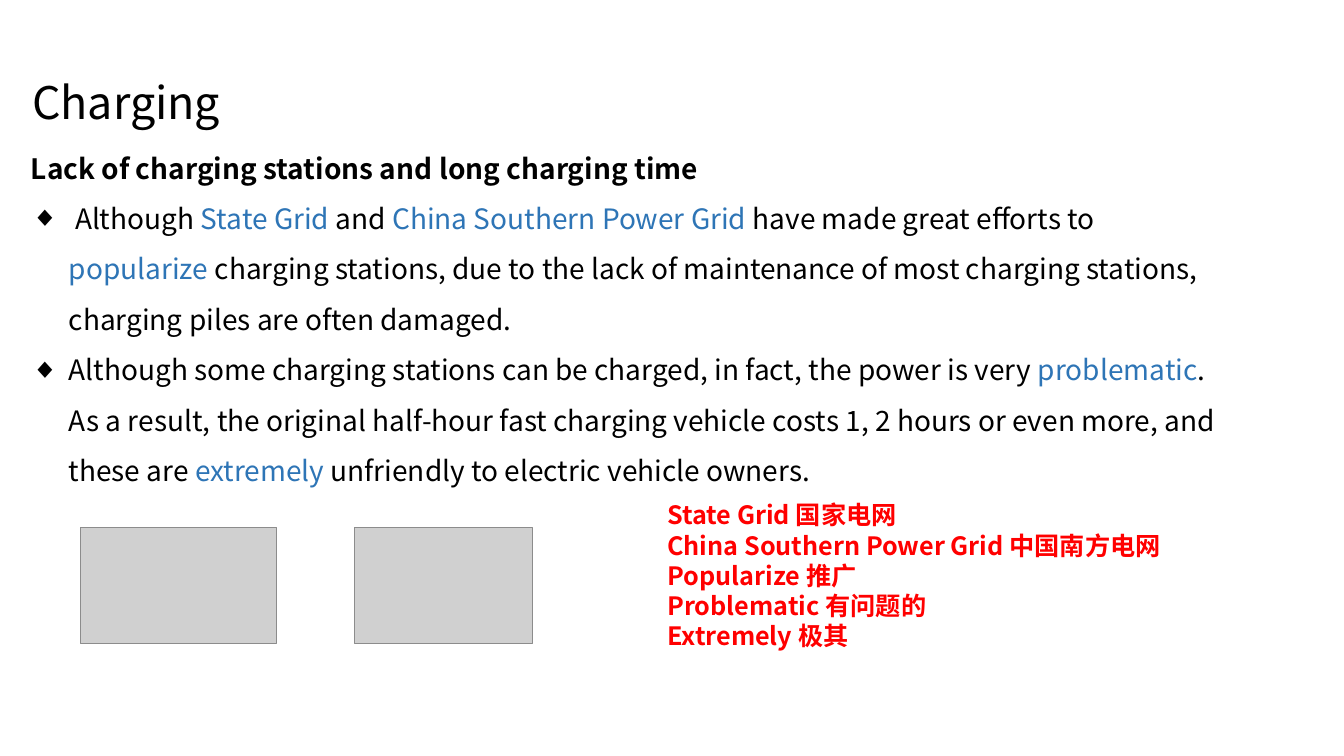
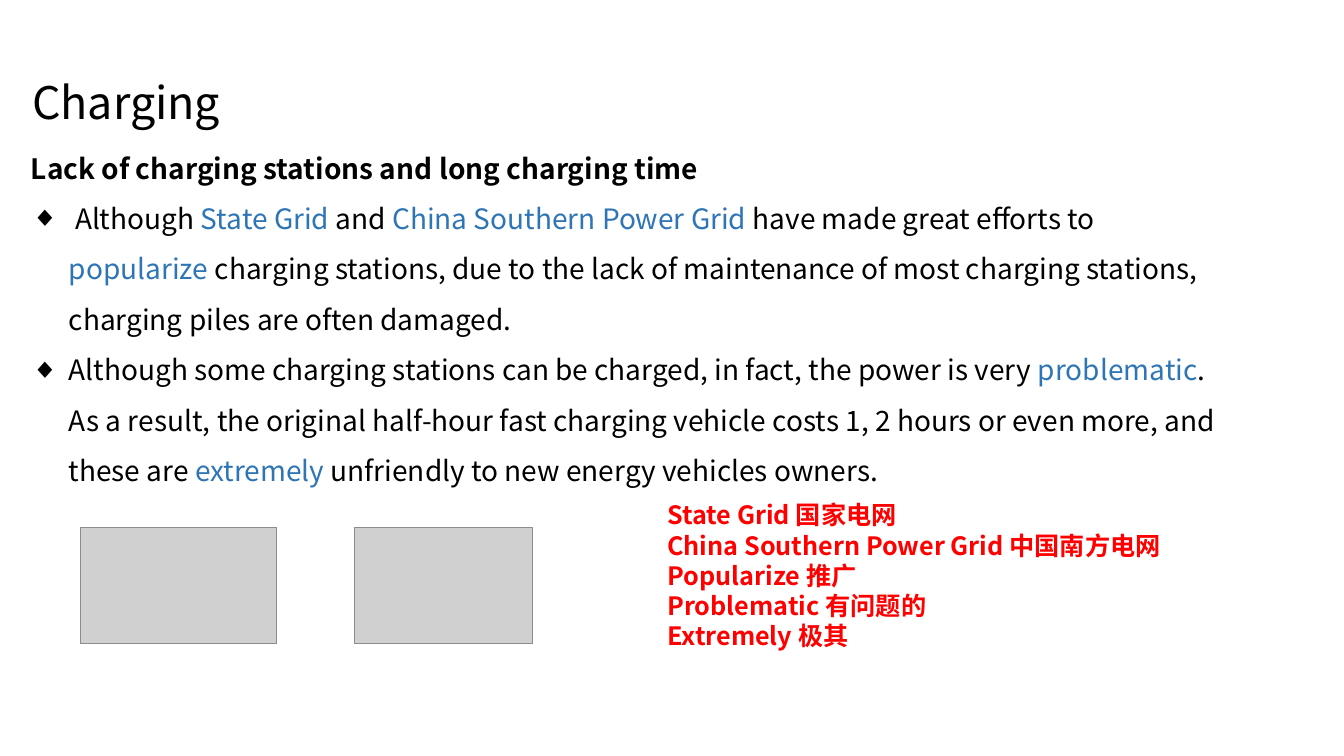
Before and after one commit to pengfeinie/pengfeinie.github.io, a slide deck: slide 5 of files/newenergyvehicles.pptx (slide 4 before the commit). Drawn at 1344x756 pixels with LibreOffice and Linux fonts; fonts in the diff are those of the drawing; grey boxes stand for pictures. Boxes give left, top, right and bottom in pixels: in the first picture for what was removed or moved away, otherwise in the second. Text is boxed around its words. In the diff, an @@ line names an element or a change of style, - is before the commit and + after.

```diff
--- a/files/newenergyvehicles.pptx
+++ b/files/newenergyvehicles.pptx
@@ text at (x1=69, y1=357, x2=1215, y2=488): text changed @@
-◆ Although some charging stations can be charged, in fact, the power is very problematic. As a result, the original half-hour fast charging vehicle costs 1, 2 hours or even more, and these are extremely unfriendly to electric vehicle owners.
+◆ Although some charging stations can be charged, in fact, the power is very problematic. As a result, the original half-hour fast charging vehicle costs 1, 2 hours or even more, and these are extremely unfriendly to new energy vehicles owners.
```
Also in this commit, not shown: 4 other slides changed, 1 slide added.
